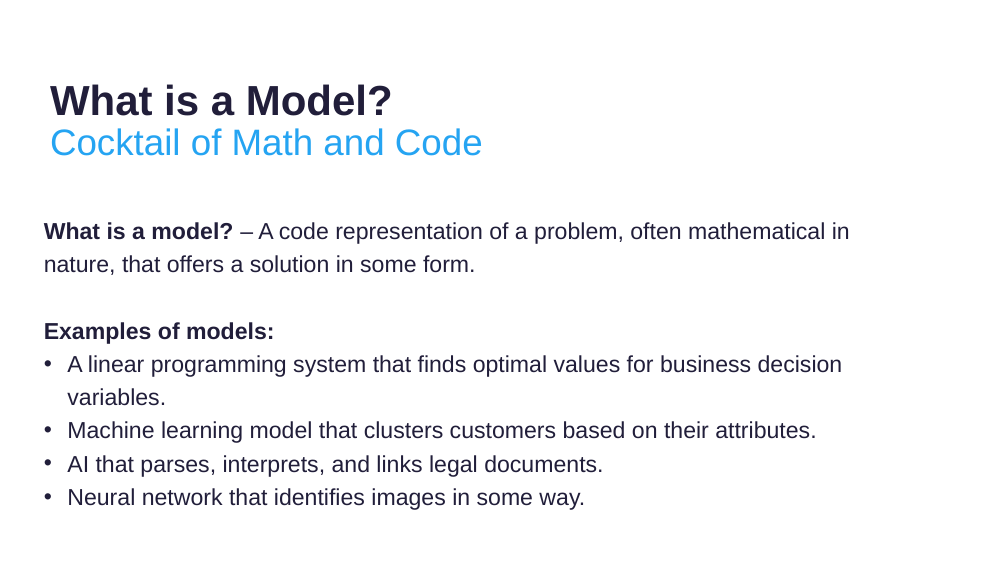
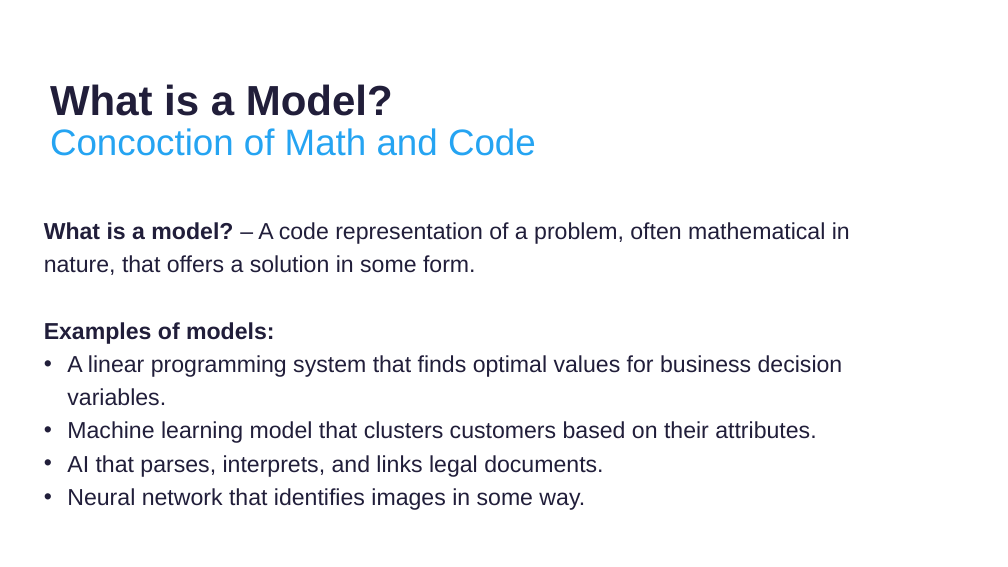
Before and after one commit to thomasnield/kotlinconf-datascience-talk, a slide deck: slide 10 of kotlin_for_data_science.pptx. Drawn at 1008x567 pixels with LibreOffice and Linux fonts; fonts in the diff are those of the drawing; background and template pictures are left out. Boxes give left, top, right and bottom in pixels: in the first picture for what was removed or moved away, otherwise in the second. Text is boxed around its words. In the diff, an @@ line names an element or a change of style, - is before the commit and + after.

Commit message:
slide corrections

```diff
--- a/kotlin_for_data_science.pptx
+++ b/kotlin_for_data_science.pptx
@@ text at (50,128,536,156): text changed @@
-Cocktail of Math and Code
+Concoction of Math and Code
```
